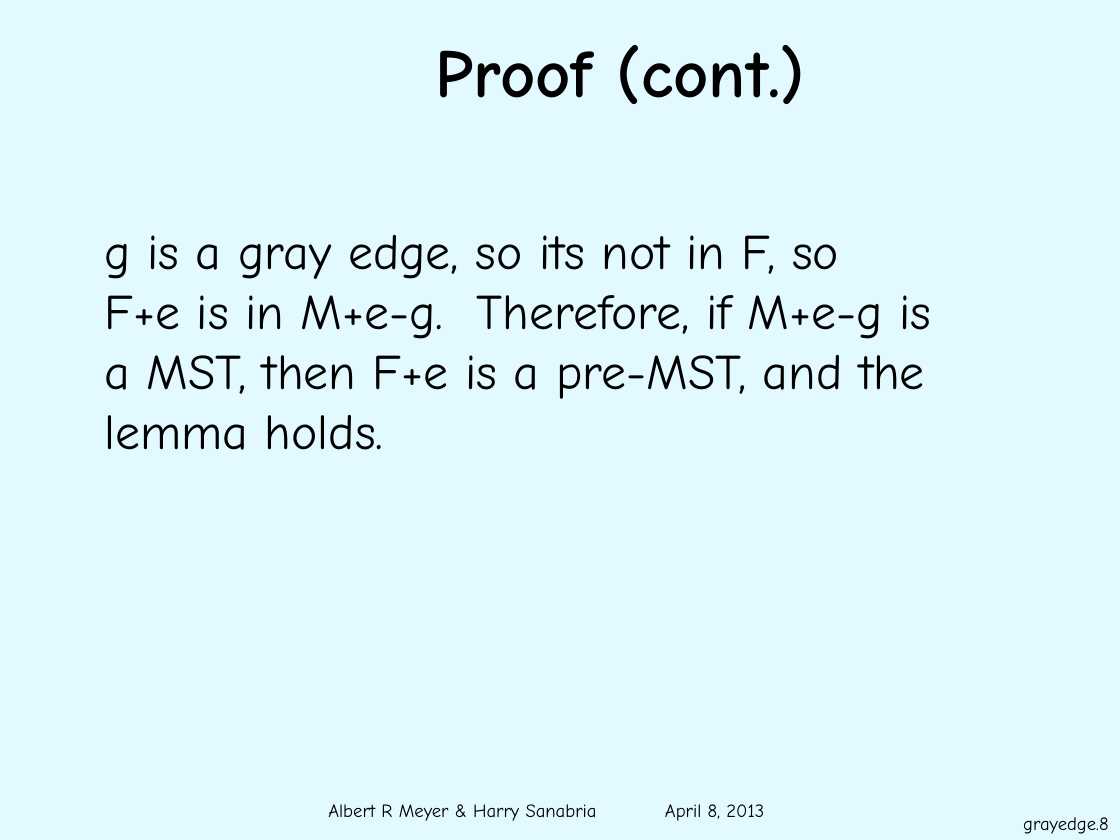
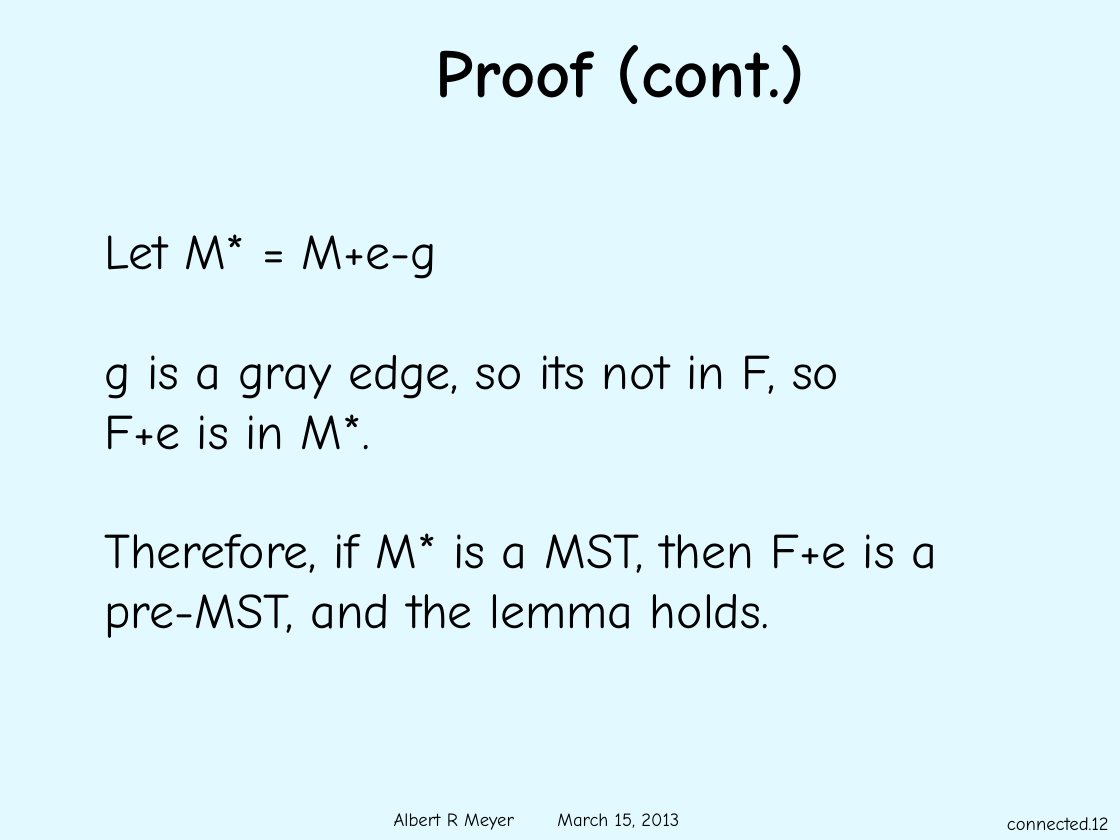
Before and after one commit to armeyer/mcs_web, a slide deck: slide 12 of spring13/slides13/gray-edges.pptx (slide 8 before the commit). Drawn at 1120x840 pixels with LibreOffice and Linux fonts; fonts in the diff are those of the drawing; background and template pictures are left out. Boxes give left, top, right and bottom in pixels: in the first picture for what was removed or moved away, otherwise in the second. Text is boxed around its words. In the diff, an @@ line names an element or a change of style, - is before the commit and + after.

```diff
--- a/spring13/slides13/gray-edges.pptx
+++ b/spring13/slides13/gray-edges.pptx
@@ text at [104,234,437,279]: paragraph added @@
+Let M* = M+e-g
@@ text at [104,414,938,638]: text changed @@
-F+e is in M+e-g. Therefore, if M+e-g is a MST, then F+e is a pre-MST, and the lemma holds.
+F+e is in M*.
+Therefore, if M* is a MST, then F+e is a pre-MST, and the lemma holds.
@@ text at [394,813,679,830]: text changed @@
-Albert R Meyer & Harry Sanabria April 8, 2013
+Albert R Meyer March 15, 2013
@@ page number at [1007,817,1109,830]: text changed @@
-grayedge.8
+connected.12
```
Also in this commit, not shown: 10 other slides changed, 6 slides added, 1 other file.
